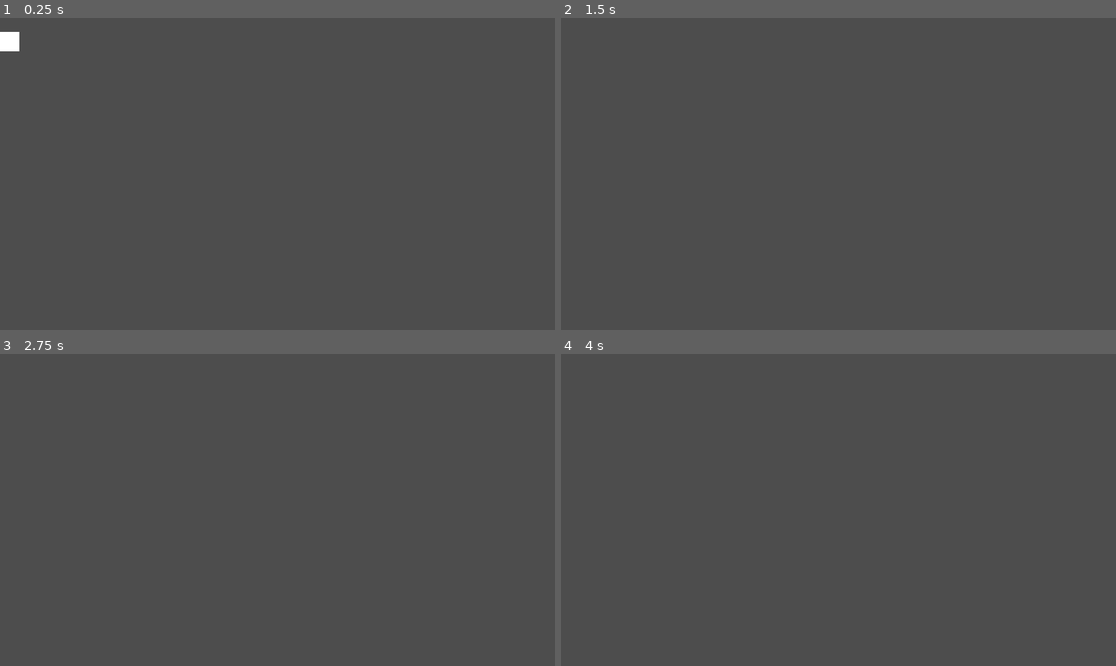
Above: before the commit, frames 1-4 (two rows, left to right).
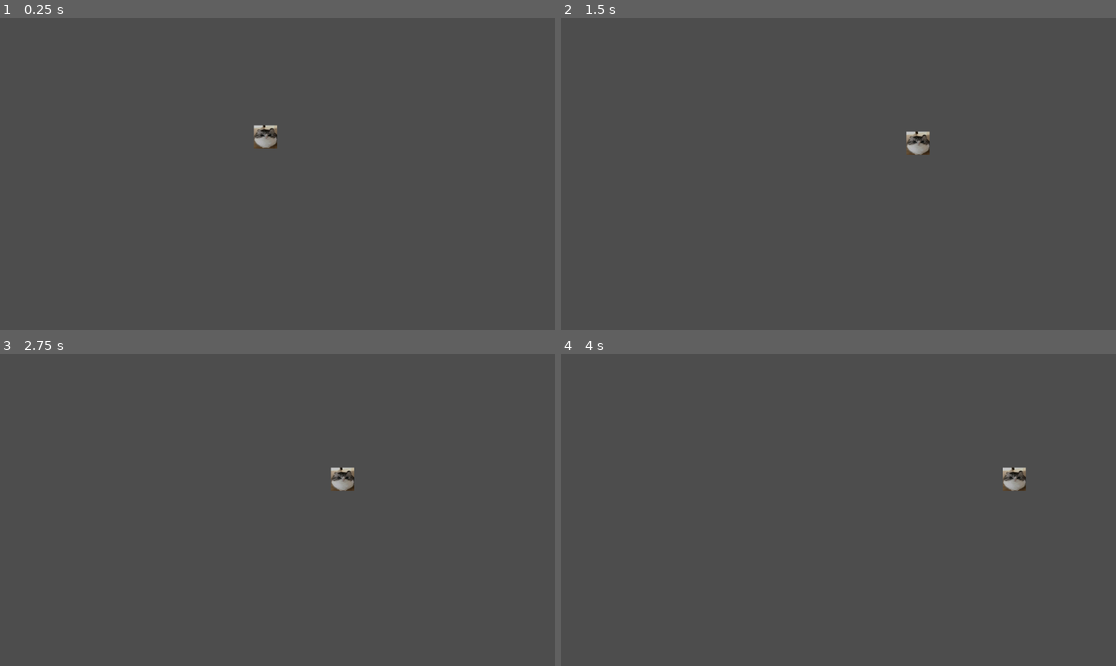
Above: after the commit, the same moments.

Repository: darelroa/GameJam1
Game: Godot game, scene res://scences/world/test_scene.tscn
Two runs of this game, one before a commit and one after it. Both use one fixed random seed, a clock stepped at 60 frames per second and the inputs below. Before the commit the project starts from res://stickfigure.tscn.
Inputs:
- Up to frame 1 (0.25 s): no input
- Up to frame 2 (1.5 s): tap Enter (ui_accept) at 0.5, 0.6, 0.77, 1.07, 1.35 s; hold D (move_right) from 0.53 s (still down)
- Up to frame 3 (2.75 s): tap Enter (ui_accept) at 1.52, 1.82, 2.1 s; release D (move_right) at 2.03 s; hold A (move_left) from 2.03 s (still down)
- Up to frame 4 (4 s): release A (move_left) at 2.78 s; hold D (move_right) from 2.78 s (still down); tap Enter (ui_accept) at 2.85, 3.02, 3.32, 3.6, 3.77 s

The runs differ from the first frame. In frame 1, 0.5% of the frame differs, in the area x 0-50%, y 4-42%; in frame 2, 0.3%; in frame 3, 0.3%; in frame 4, 0.3%.

Commit message:
movement

Diff:
--- a/project.godot
+++ b/project.godot
@@ -11,7 +11,7 @@
 [application]
 
 config/name="GameJamGame"
-run/main_scene="res://stickfigure.tscn"
+run/main_scene="uid://cbu7isp281n38"
 config/features=PackedStringArray("4.6", "Forward Plus")
 config/icon="res://icon.svg"
 
@@ -38,6 +38,11 @@
 ]
 }
 
+[layer_names]
+
+2d_physics/layer_1="player"
+2d_physics/layer_9="ground"
+
 [physics]
 
 3d/physics_engine="Jolt Physics"
--- /dev/null
+++ b/scences/entities/player.tscn
@@ -0,0 +1,19 @@
+[gd_scene format=3 uid="uid://d20yp5ud1whi7"]
+
+[ext_resource type="Script" uid="uid://ms7uir4jipn0" path="res://scripts/player.gd" id="1_hrut5"]
+[ext_resource type="Texture2D" uid="uid://cp37h7lyeb2hi" path="res://assets/c9ff76f9384a0744efc1b9e72f1217bd.jpg" id="2_v8guk"]
+
+[sub_resource type="RectangleShape2D" id="RectangleShape2D_v8guk"]
+size = Vector2(32, 32)
+
+[node name="player" type="CharacterBody2D" unique_id=1692882400]
+collision_mask = 256
+script = ExtResource("1_hrut5")
+
+[node name="Sprite2D" type="Sprite2D" parent="." unique_id=1813316902]
+position = Vector2(-1.7881393e-07, -1.1920929e-07)
+scale = Vector2(0.059369206, 0.061895546)
+texture = ExtResource("2_v8guk")
+
+[node name="CollisionShape2D" type="CollisionShape2D" parent="." unique_id=238864000]
+shape = SubResource("RectangleShape2D_v8guk")
--- /dev/null
+++ b/scences/world/test_scene.tscn
@@ -0,0 +1,21 @@
+[gd_scene format=3 uid="uid://cbu7isp281n38"]
+
+[ext_resource type="PackedScene" uid="uid://d20yp5ud1whi7" path="res://scences/entities/player.tscn" id="1_f70fn"]
+
+[sub_resource type="RectangleShape2D" id="RectangleShape2D_f70fn"]
+size = Vector2(1201, 25)
+
+[node name="TestScene" type="Node2D" unique_id=761775681]
+position = Vector2(551, 214)
+
+[node name="player" parent="." unique_id=1692882400 instance=ExtResource("1_f70fn")]
+scale = Vector2(1.5, 1.5)
+platform_floor_layers = 4294901761
+platform_wall_layers = 256
+
+[node name="StaticBody2D" type="StaticBody2D" parent="." unique_id=966868916]
+collision_layer = 256
+
+[node name="CollisionShape2D" type="CollisionShape2D" parent="StaticBody2D" unique_id=552707824]
+position = Vector2(17.5, 83)
+shape = SubResource("RectangleShape2D_f70fn")
--- a/scripts/player.gd
+++ b/scripts/player.gd
@@ -1,25 +1,21 @@
 class_name Player extends CharacterBody2D
 
-
-const SPEED = 300.0
-const JUMP_VELOCITY = -400.0
+@export var speed: float = 200.0
+@export var gravity: float = 980.0
+@export var jump_velocity: float = -400.0
 
 
 func _physics_process(delta: float) -> void:
-	# Add the gravity.
 	if not is_on_floor():
-		velocity += get_gravity() * delta
+		velocity.y += gravity * delta
 
-	# Handle jump.
-	if Input.is_action_just_pressed("ui_accept") and is_on_floor():
-		velocity.y = JUMP_VELOCITY
+	if Input.is_action_just_pressed("move_up") and is_on_floor():
+			velocity.y = jump_velocity
 
-	# Get the input direction and handle the movement/deceleration.
-	# As good practice, you should replace UI actions with custom gameplay actions.
-	var direction := Input.get_axis("ui_left", "ui_right")
+	var direction: float = Input.get_axis("move_left", "move_right")
 	if direction:
-		velocity.x = direction * SPEED
+		velocity.x = direction * speed
 	else:
-		velocity.x = move_toward(velocity.x, 0, SPEED)
+		velocity.x = move_toward(velocity.x, 0, speed)
 
 	move_and_slide()
Binary file added: assets/c9ff76f9384a0744efc1b9e72f1217bd.jpg
Not shown, added: assets/c9ff76f9384a0744efc1b9e72f1217bd.jpg.import
